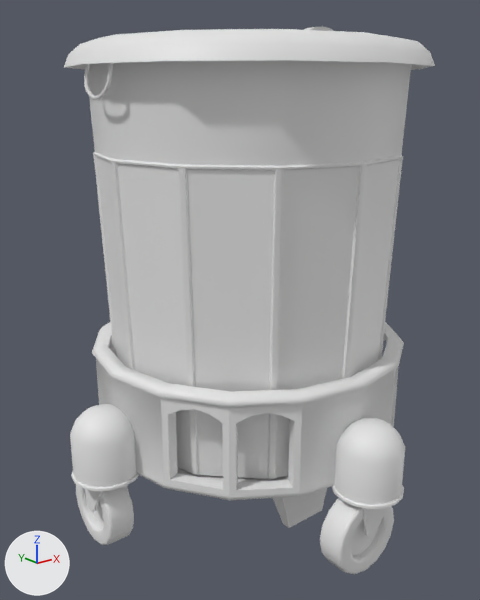
Before and after pictures for a commit that changed the FBX model GraphicWorks/MapAssets/TrashCan2.fbx.
Rendered twice from a 50 mm lens placed at (-1.115, -1.359, 1.114), pointed at (-0.027, 0.001, 0.57). Every picture has the same lights, and +X, +Y and +Z are marked at lower left. Where no turn or scale is listed for an object, it has been applied to the vertices.

The scene before the commit, as lines of its bpy script (objects in view):
```python
me_mesh = bpy.data.meshes.new('Mesh')
me_mesh.from_pydata(...)  # 286 vertices, 284 faces; spans x -0.173..0.173, y 0.064..0.179, z 0.0..1.25
me_mesh_001 = bpy.data.meshes.new('Mesh.001')
me_mesh_001.from_pydata(...)  # 3292 vertices, 6496 faces; spans x -0.544..0.544, y -0.544..0.544, z -0.004..1.231
ob_box002 = bpy.data.objects.new('Box002', me_mesh)
ob_box002.location = (0.0, -0.317, 0.0)
ob_object011 = bpy.data.objects.new('Object011', me_mesh_001)
ob_object011.location = (0.0, 0.0, 0.0)
```
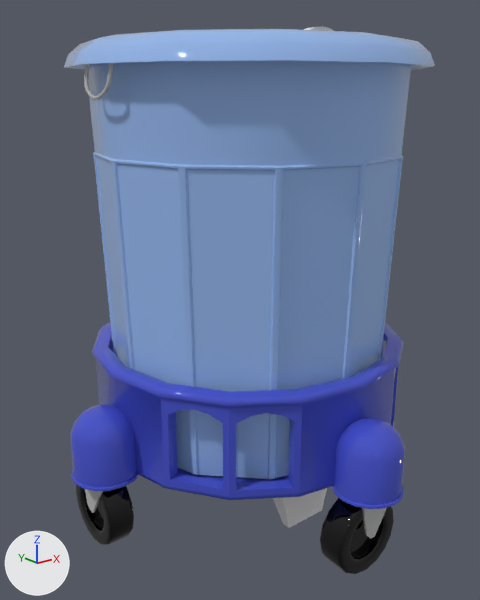
Boxes [x1, y1, x2, y2] around the edits, measured in the pictures (480 x 600 px):
part 1 of me_mesh_001, recoloured (grey to blue): [64, 29, 435, 171] in both
part 2 of me_mesh_001, recoloured (grey to blue): [94, 159, 400, 479] in both
part 3 of me_mesh_001, recoloured (grey to blue): [94, 156, 403, 479] in both
part 4 of me_mesh_001, recoloured (grey to blue): [70, 322, 405, 509] in both
part 5 of me_mesh_001, recoloured: [85, 485, 387, 538] in both
part 6 of me_mesh_001, recoloured: [84, 63, 113, 100] in both
part 7 of me_mesh_001, recoloured (grey to black): [76, 485, 134, 545] in both
part 8 of me_mesh_001, recoloured (grey to black): [320, 498, 394, 574] in both

Diff of the bpy script that builds the scene:
```diff
--- a/GraphicWorks/MapAssets/TrashCan2.fbx.py
+++ b/GraphicWorks/MapAssets/TrashCan2.fbx.py
@@ mat_material__4 @@
+mat_material__4 = principled_material('Material #4')
+mat_material__4.base_color = (0.5, 0.5, 0.5)  # grey #bcbcbc
+mat_material__4.roughness = 0.0
@@ mat_material__2 @@
+mat_material__2 = principled_material('Material #2')
+mat_material__2.base_color = (0.302, 0.478, 0.843)  # blue #95b8ed
+mat_material__2.roughness = 0.0
@@ mat_material__5 @@
+mat_material__5 = principled_material('Material #5')
+mat_material__5.base_color = (0.0, 0.0, 0.0)  # black #000000
+mat_material__5.roughness = 0.0
@@ mat_material__3 @@
+mat_material__3 = principled_material('Material #3')
+mat_material__3.base_color = (0.0588, 0.0824, 0.58)  # blue #4551c8
+mat_material__3.roughness = 0.0
@@ me_mesh_001 @@
 me_mesh_001.from_pydata(...)  # 3292 vertices, 6496 faces; spans x -0.544..0.544, y -0.544..0.544, z -0.004..1.231
 # used by ob_object011; location = (0.0, 0.0, 0.0)
+# me_mesh_001 part 1: 228 of the faces centred in x -0.425..0.425, y -0.425..0.425, z 0.909..1.228 switch from no material to mat_material__2 (blue #95b8ed)
+# me_mesh_001 part 2: 72 of the faces centred in x -0.374..0.374, y -0.374..0.374, z 0.471..0.587 switch from no material to mat_material__2 (blue #95b8ed)
+# me_mesh_001 part 3: 60 of the faces centred in x -0.383..0.383, y -0.383..0.383, z 0.716..0.718 switch from no material to mat_material__2 (blue #95b8ed)
+# me_mesh_001 part 4: 2144 of the faces centred in x -0.541..0.541, y -0.541..0.541, z 0.202..0.469 switch from no material to mat_material__3 (blue #4551c8)
+# me_mesh_001 part 5: 464 of the faces centred in x -0.498..0.498, y -0.498..0.498, z 0.093..0.216 switch from no material to mat_material__4 (grey #bcbcbc)
+# me_mesh_001 part 6: 272 of the faces centred in x -0.428..-0.404, y -0.057..0.057, z 1.098..1.199 switch from no material to mat_material__4 (grey #bcbcbc)
+# me_mesh_001 part 7: 704 of the faces centred in x -0.493..-0.423, y -0.07..0.125, z -0.002..0.193 switch from no material to mat_material__5 (black #000000)
+# me_mesh_001 part 8: 704 of the faces centred in x -0.125..0.07, y -0.493..-0.423, z -0.002..0.193 switch from no material to mat_material__5 (black #000000)
```
